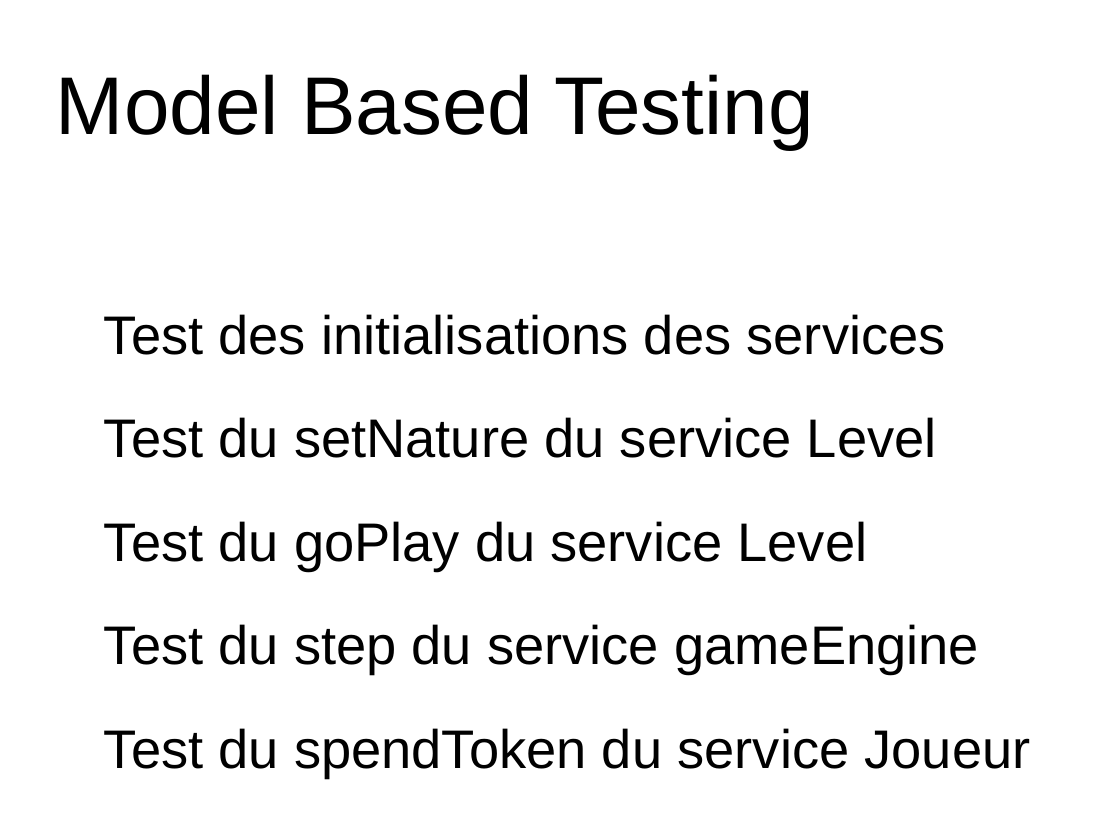
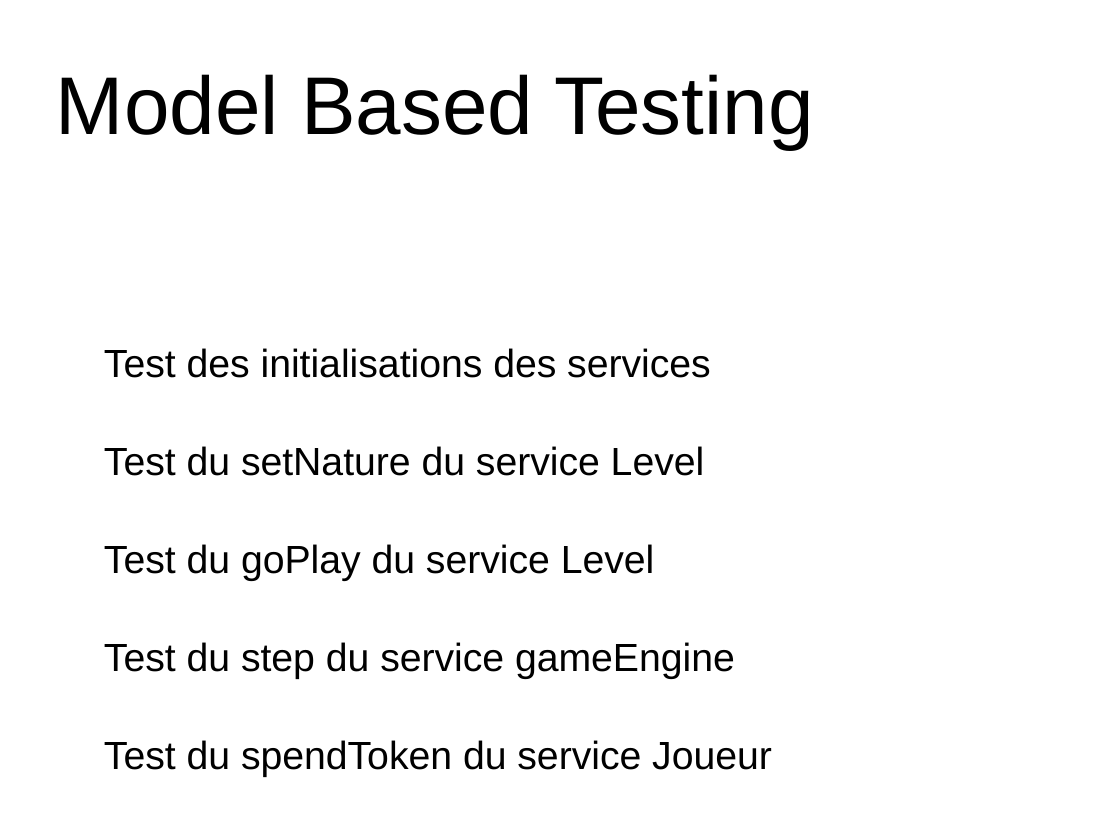
Before and after one commit to jbertran/cpsProject, a slide deck: slide 4 of Projet_CPS/presentation.odp. Drawn at 1120x840 pixels with LibreOffice and Linux fonts; fonts in the diff are those of the drawing; background and template pictures are left out. Boxes give left, top, right and bottom in pixels: in the first picture for what was removed or moved away, otherwise in the second. Text is boxed around its words. In the diff, an @@ line names an element or a change of style, - is before the commit and + after.

```diff
--- a/Projet_CPS/presentation.odp
+++ b/Projet_CPS/presentation.odp
@@ text "Test des initialisations des services": place and size @@
-text "Test des initialisations des services" at [104, 314, 1030, 778]
+text "Test des initialisations des services" at [104, 348, 772, 777]
@@ text "Test des initialisations des services" at [104, 348, 772, 777]: size 38.5 to 27.8 pt; more space between paragraphs @@
```
Also in this commit, not shown: 9 other slides changed, 2 other files.
